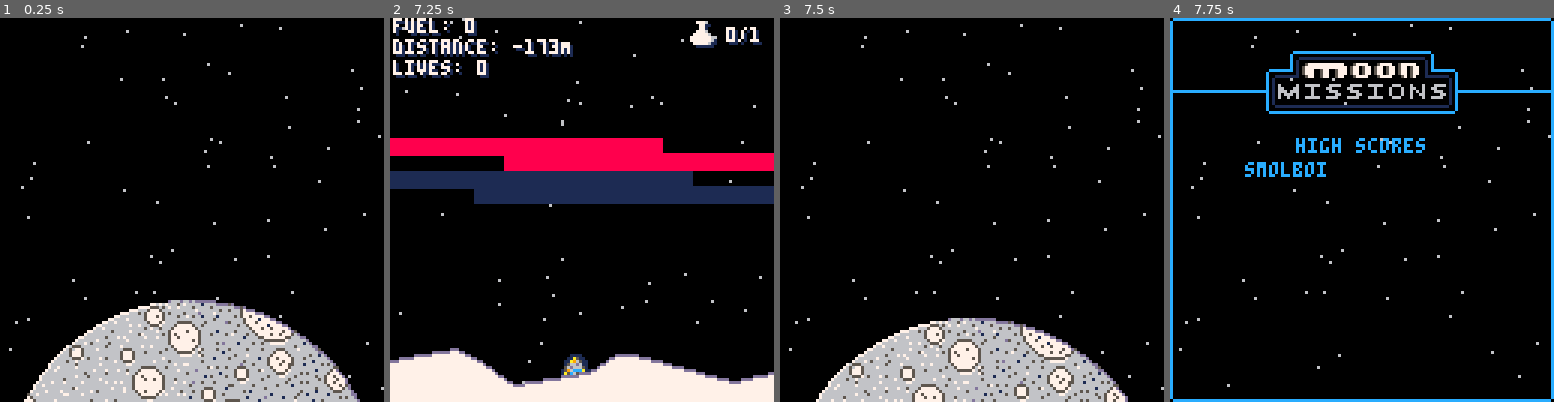
Above: before the commit, frames 1-4 (left to right).
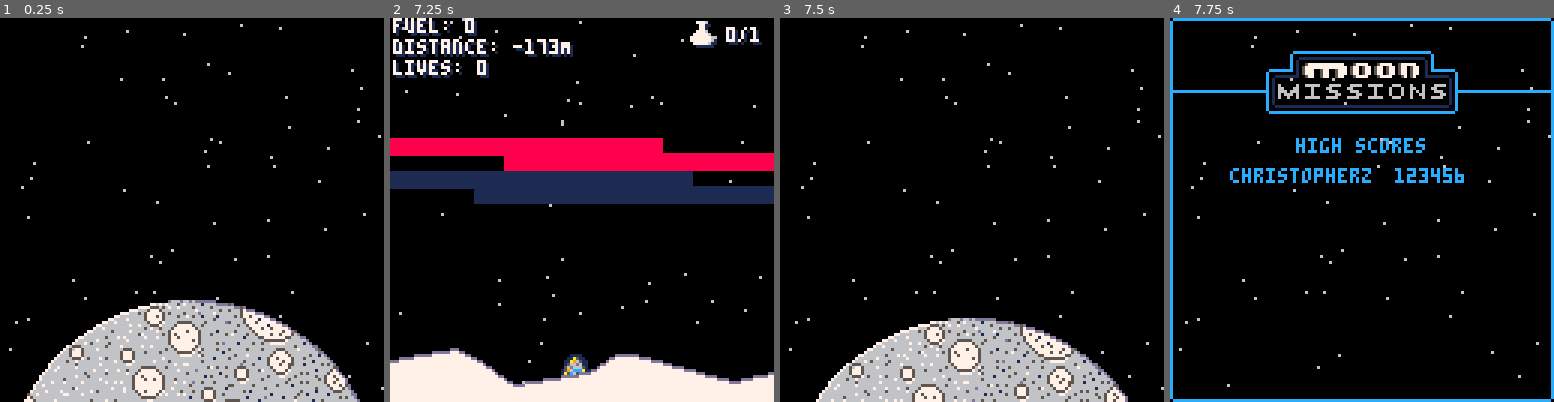
Above: after the commit, the same moments.

Repository: lewsid/moon-missions
Game: PICO-8 cartridge moonmissions.p8
Same seed, same stepped clock (60 frames per second), same inputs: the game is played once before the commit and once after it.
Inputs:
- Up to frame 1 (0.25 s): no input
- Up to frame 2 (7.25 s): tap X (X key) at 0.33, 1.07, 1.85, 2.97, 4.08, 5.2, 6.32 s; tap O (Z key) at 0.7, 1.7, 2.1, 2.5, 2.9, 3.3, 3.7, 4.1, 4.5, 4.9, 5.3, 5.7, 6.1, 6.5, 6.9 s; hold Right 1.6-2.1 s; hold Up 2.15-2.42 s; hold Right 2.47-3.03 s; hold Left 3.08-3.58 s; hold Right 4.02-4.68 s; hold Up 4.73-5.03 s; hold Left 5.08-5.68 s; hold Right 6.08-6.58 s; hold Right 6.63-7.13 s; hold Up from 7.18 s (still down)
- Up to frame 3 (7.5 s): tap O (Z key) at 7.3 s; tap X (X key) at 7.43 s; release Up at 7.45 s
- Up to frame 4 (7.75 s): hold Right from 7.5 s (still down); tap O (Z key) at 7.7 s

Frames 1-3 are identical in both runs. In frame 4, 1.2% of the frame differs, in the area x 15-77%, y 37-43%.

Commit message:
high score loading/saving bug fixes, rendering

Diff:
--- a/moonmissions.p8
+++ b/moonmissions.p8
@@ -38,11 +38,14 @@
 function _init()
 	cartdata("lewsid-moon-missions")
 
+	erase_data();
+	output_data();
+
 	--load high scores
 	for i=0,2 do
 		local high_score=load_score(i+1)
 		if(high_score[0]==nil) then
-			save_score((i+1),"smolboi","1000")
+			save_score((i+1),"christopherz","123456")
 			high_score=load_score(i+1)
 		end
 		high_scores[i+1]=high_score
@@ -658,7 +661,8 @@
 	print("high scores",42,40)
 
 	--for i=1,3 do
-		print(high_scores[1][1].." "..high_scores[1][2],25,48)
+		print(high_scores[1][1],20,50)
+		print(high_scores[1][2],75,50)
 	--end
 end
 
@@ -1058,8 +1062,8 @@
 	local pos=1
 
 	for i=slot_offset,
-		slot_offset+slot_length do
-		if(pos<12) then
+		slot_offset+slot_length-1 do
+		if(pos<=12) then
 			player_name=player_name..chr(dget(i))
 		elseif(pos>12) then
 	 		player_score=player_score..chr(dget(i))
@@ -1102,7 +1106,7 @@
 				ord(score_parts[i]))
 		else
 			--pad out 6 chars
-			dset((slot_offset+i+12)-1
+			dset((slot_offset+i+12)
 				,ord(" "))
 		end
 	end
@@ -1169,16 +1173,15 @@
 --    pickups are collected
 
 --[ ] add high score view
---    no initials, just scores
---    and levels, visible from
---    initial menu or after
---    mission.
 
 --[❎] improve terrain level
 --    variance
 
---[ ] add credits if level 15
+--[ ] add credits if level game
 --    is beaten
+
+--[ ] create some minimal
+--	  music
 
 __gfx__
 00000000000000000000000000000000000aa000000aa00000000000000000000000000000000000000000000000000000000000000000000000000000000000
